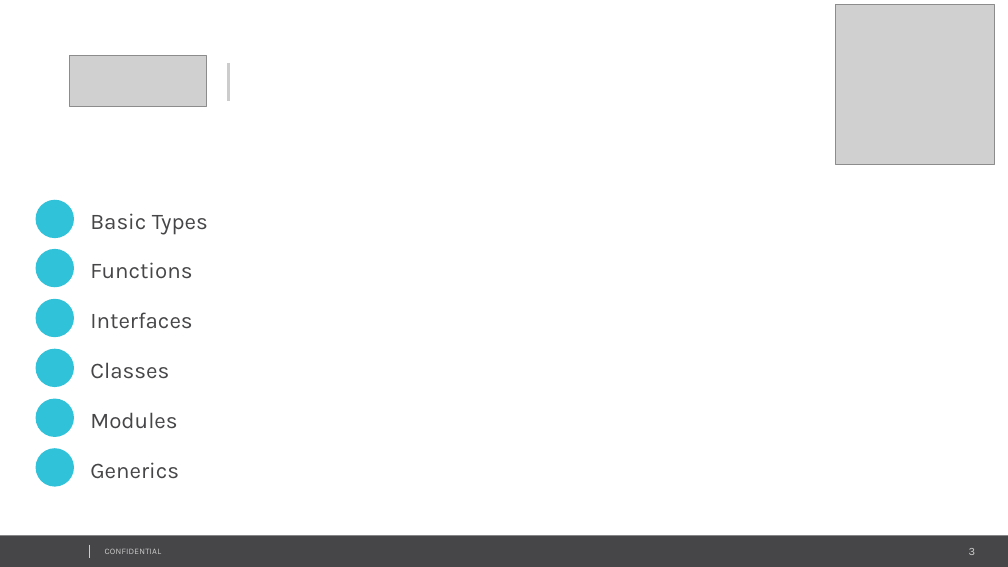
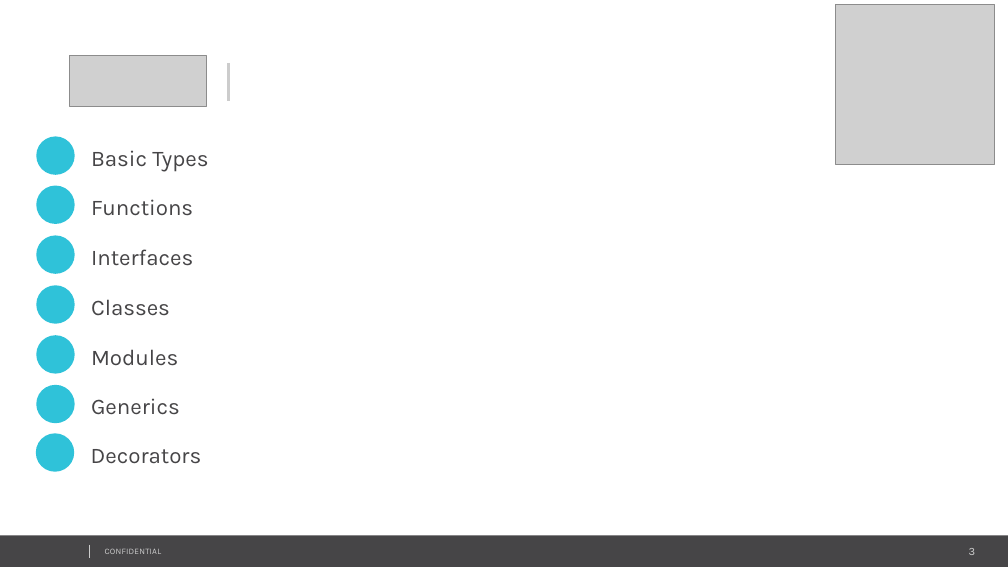
Before and after one commit to IvanPetkovPetkov/TypeScript-Template, a slide deck: slide 3 of EPAM_TypeScriptFundamentals.pptx. Drawn at 1008x567 pixels with LibreOffice and Linux fonts; fonts in the diff are those of the drawing; grey boxes stand for pictures; background and template pictures are left out. Boxes give left, top, right and bottom in pixels: in the first picture for what was removed or moved away, otherwise in the second. Text is boxed around its words. In the diff, an @@ line names an element or a change of style, - is before the commit and + after.

```diff
--- a/EPAM_TypeScriptFundamentals.pptx
+++ b/EPAM_TypeScriptFundamentals.pptx
@@ ellipse: place and size @@
-ellipse at <box>35,298,74,337</box>
+ellipse at <box>36,236,75,274</box>
@@ ellipse: place and size @@
-ellipse at <box>35,398,74,436</box>
+ellipse at <box>36,336,75,374</box>
@@ 6 texts, 4 ellipses: place and size @@
-6 texts, 4 ellipses at <box>35,200,208,487</box>
+6 texts, 4 ellipses at <box>36,136,208,423</box>
@@ ellipse added at <box>36,433,75,472</box>, fill #2FC2D9 @@
@@ text added at <box>91,449,202,464</box>, 16 pt, text #464547 @@
+Decorators
```
Also in this commit, not shown: 2 other slides changed, 3 slides added, 3 other files.
